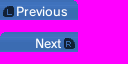
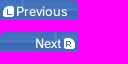
Comparing the layer stacks of the two 128 x 64 images. Changes:
renamed "Pasted Layer #2" to "L", showed it, moved it above "L BG", painted on it over left=0, top=0, right=78, bottom=20
renamed "Previous" to "L BG", showed it, opacity 100% → 8%, painted on it over left=0, top=0, right=78, bottom=20
renamed "Pasted Layer" to "L shoulder", moved it above "R", painted on it over left=0, top=0, right=78, bottom=20
renamed "Pasted Layer #3" to "R", showed it, painted on it over left=0, top=32, right=77, bottom=52
renamed "Next" to "R BG", showed it, opacity 100% → 8%, moved it above "R shoulder", painted on it over left=0, top=32, right=77, bottom=52
renamed "Pasted Layer #1" to "R shoulder", painted on it over left=0, top=32, right=77, bottom=52
